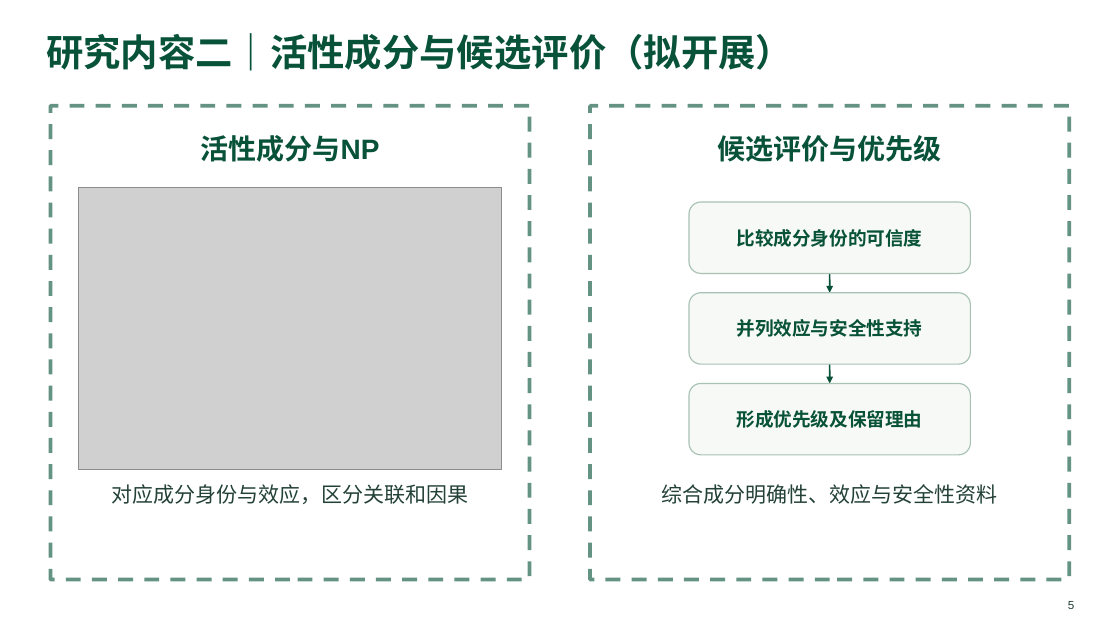
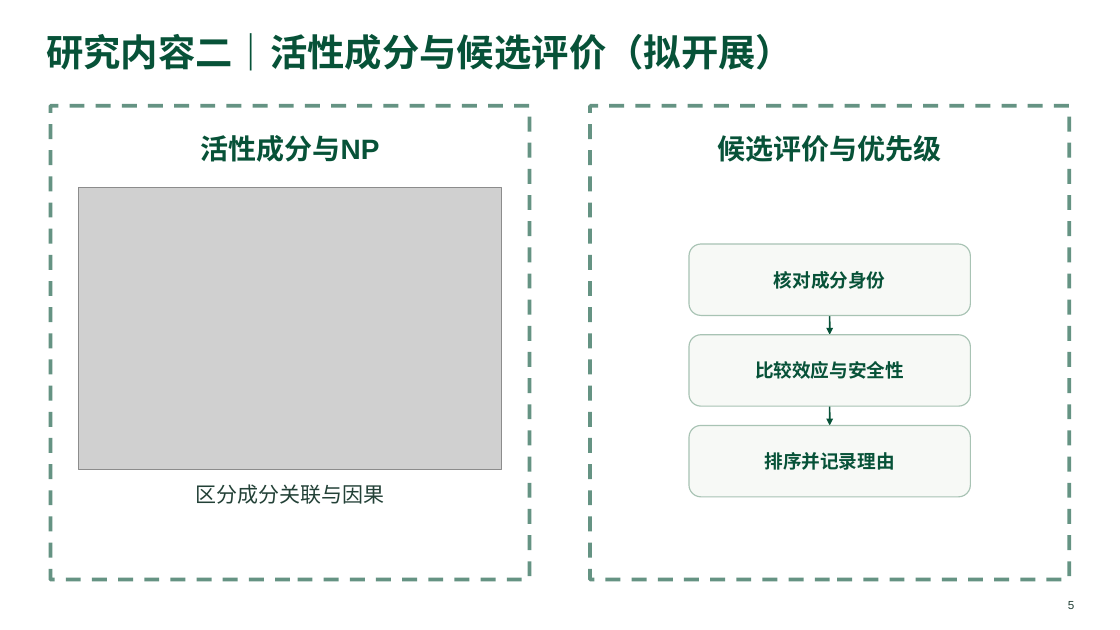
Before and after one commit to yetong0516/research-slide-workflow, a slide deck: slide 5 of examples/natural-antiviral/example.pptx. Drawn at 1120x630 pixels with LibreOffice and Linux fonts; fonts in the diff are those of the drawing; grey boxes stand for pictures. Boxes give left, top, right and bottom in pixels: in the first picture for what was removed or moved away, otherwise in the second. Text is boxed around its words. In the diff, an @@ line names an element or a change of style, - is before the commit and + after.

```diff
--- a/examples/natural-antiviral/example.pptx
+++ b/examples/natural-antiviral/example.pptx
@@ text at bbox=[774, 271, 886, 289]: text changed @@
-比较成分身份的可信度
+核对成分身份
@@ text at bbox=[755, 361, 904, 379]: text changed @@
-并列效应与安全性支持
+比较效应与安全性
@@ 3 rounded rectangles, 2 arrows: place and size @@
-3 rounded rectangles, 2 arrows at bbox=[689, 202, 970, 455]
+3 rounded rectangles, 2 arrows at bbox=[689, 244, 970, 497]
@@ text at bbox=[765, 452, 895, 470]: text changed @@
-形成优先级及保留理由
+排序并记录理由
@@ text at bbox=[195, 484, 384, 504]: text changed @@
-对应成分身份与效应，区分关联和因果
+区分成分关联与因果
@@ text removed at bbox=[662, 484, 998, 504] @@
-综合成分明确性、效应与安全性资料
```
Also in this commit, not shown: 3 other slides changed, 12 other files.
